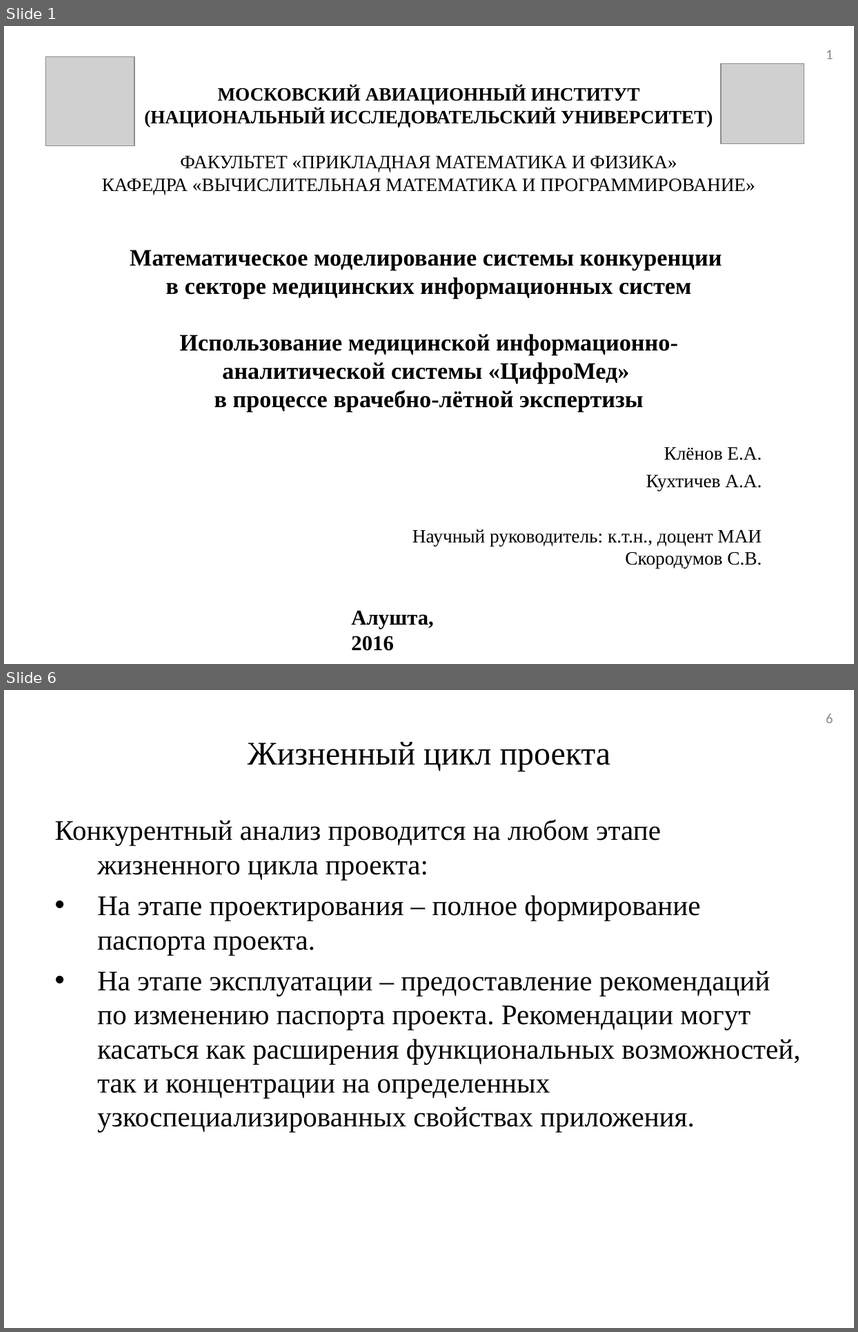
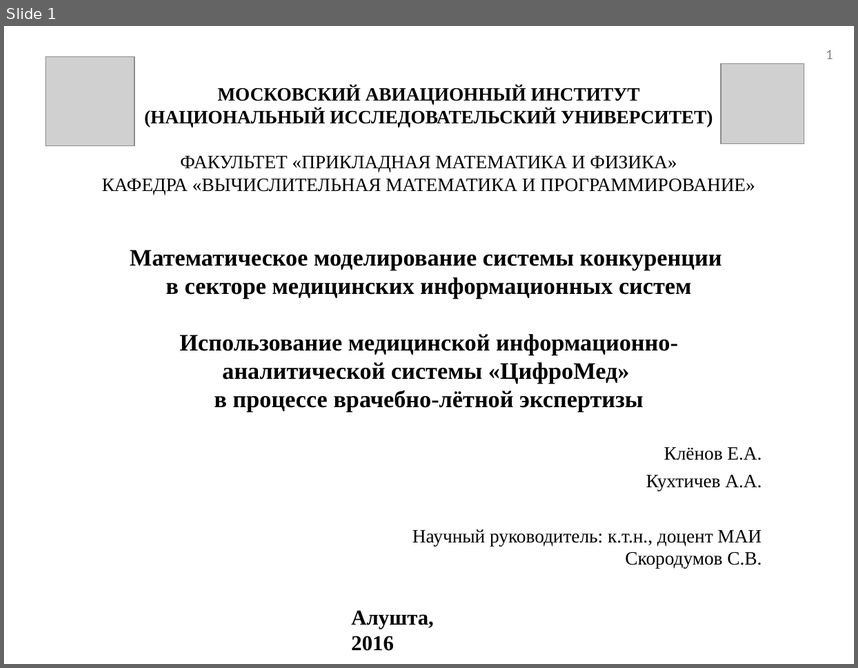
Before and after one commit to tehdoorsareopen/science, a slide deck: _Аспирантура/_Статьи/Алушта16/Алушта16.ppt. Shown one above the other, each under a label of ours: slides 1 and 6 before the commit, slide 1 after it; the slides between them are not shown. The pictures are 858x1332 and 858x668 pixels, drawn with LibreOffice and Linux fonts; fonts in the diff are those of the drawing; grey boxes stand for pictures. Boxes give left, top, right and bottom in pixels: in the first picture for what was removed or moved away, otherwise in the second. Text is boxed around its words. In the diff, an @@ line names an element or a change of style, - is before the commit and + after.

```diff
--- a/_Аспирантура/_Статьи/Алушта16/Алушта16.ppt
+++ b/_Аспирантура/_Статьи/Алушта16/Алушта16.ppt
@@ slide 6 removed at [4, 690, 854, 1328], background #FFFFFF @@
@@ page number removed at [826, 713, 833, 723] @@
-6
@@ title removed at [248, 742, 611, 771] @@
-Жизненный цикл проекта
@@ text removed at [55, 819, 800, 1132] @@
-Конкурентный анализ проводится на любом этапе жизненного цикла проекта:
-• На этапе проектирования – полное формирование паспорта проекта.
-• На этапе эксплуатации – предоставление рекомендаций по изменению паспорта проекта. Рекомендации могут касаться как расширения функциональных возможностей, так и концентрации на определенных узкоспециализированных свойствах приложения.
```
Also in this commit, not shown: 1 slide changed, 14 slides added, 9 other slides removed, 10 other files.
